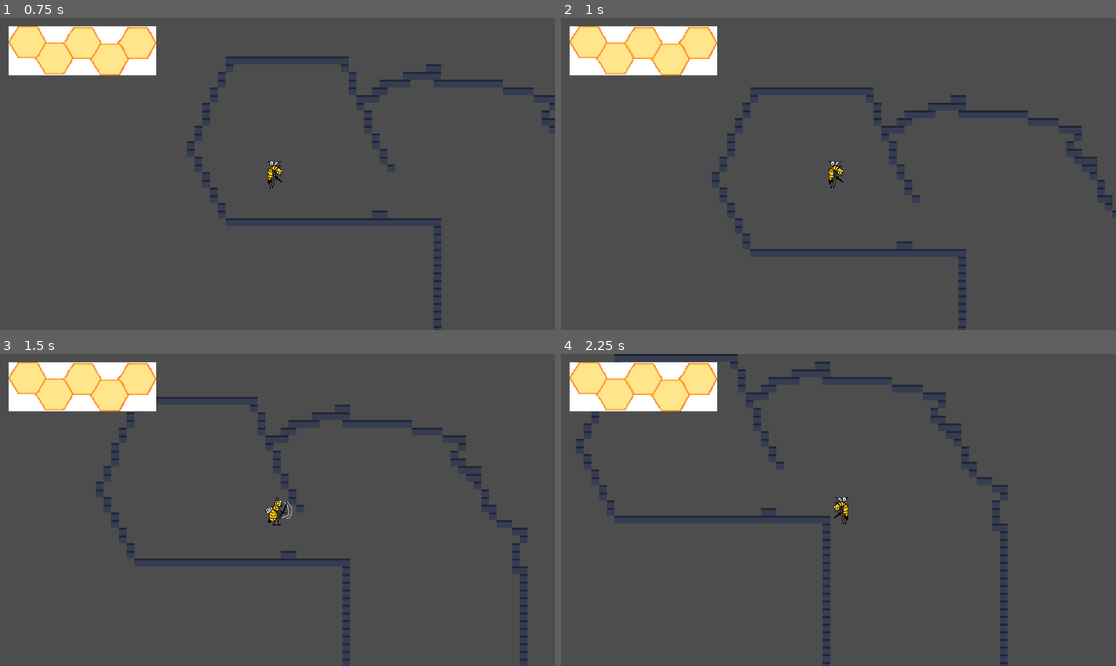
Above: before the commit, frames 1-4 (two rows, left to right).
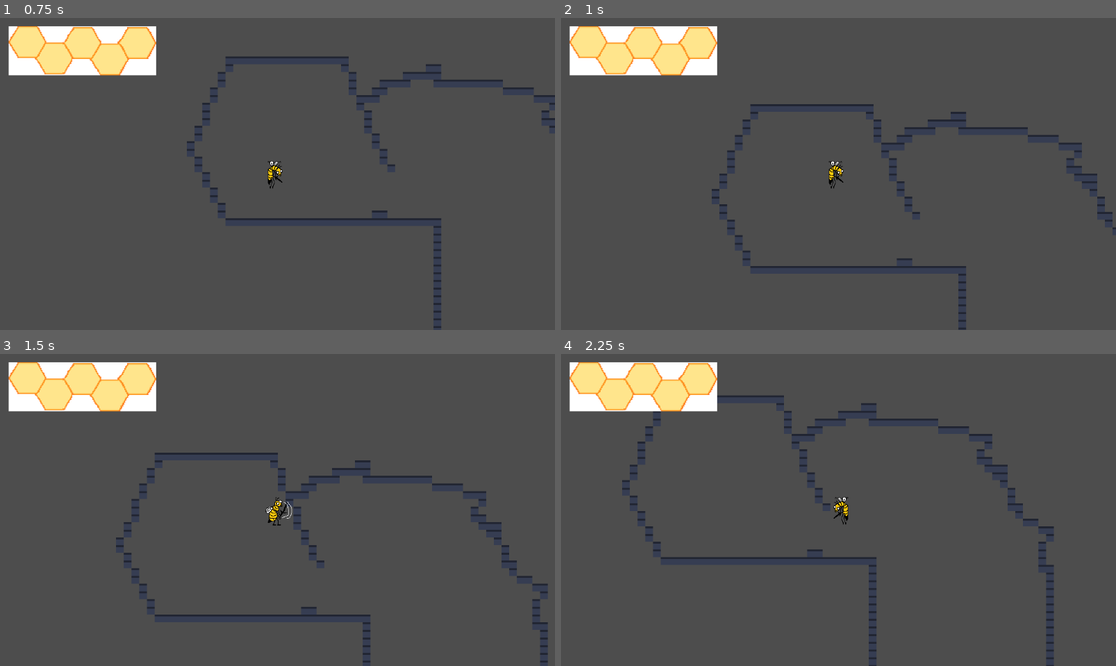
Above: after the commit, the same moments.

Repository: Jollista/Queenmaker
Game: Godot game, scene res://levels/L1.tscn
Same seed, same stepped clock (60 frames per second), same inputs: the game is played once before the commit and once after it. This scene is started directly instead of the project's main scene. The engine's default icon, where the game draws it, is replaced by a stand-in: a white triangle on a blue panel in a dark square.
Inputs:
- Up to frame 1 (0.75 s): tap Enter at 0.5 s; hold D (right) from 0.53 s (still down); tap Space (jump) at 0.6 s
- Up to frame 2 (1 s): keep holding D (right); tap Space (jump) at 0.77 s
- Up to frame 3 (1.5 s): keep holding D (right); tap Space (jump) at 1.07 s; tap X (attack) at 1.35 s
- Up to frame 4 (2.25 s): tap Space (jump) at 1.52, 1.55, 1.82, 2.1 s; release D (right) at 2.03 s; hold A (left) from 2.03 s (still down)

Frame 1 is identical in both runs. In frame 2, 2.4% of the frame differs, in the area x 27-100%, y 22-100%; in frame 3, 2.8%; in frame 4, 3.1%, in the area x 2-89%, y 0-100%.

Commit message:
Added double jump

Diff:
--- a/Player/Player.gd
+++ b/Player/Player.gd
@@ -3,6 +3,8 @@
 const SPEED = 300.0
 const ACCEL = 50.0
 const JUMP_VELOCITY = -500.0
+const JUMPS = 2
+var jumps_remaining = JUMPS
 
 # Variables for hp management
 @export var max_hp = 5
@@ -43,9 +45,13 @@
 	elif timer.is_stopped(): # prioritize attack sprite:
 		sprite.frame = DEFAULT_SPRITE # animate default on-floor
 
+	# Reset jumps remaining if on ground
+	if is_on_floor():
+		jumps_remaining = JUMPS
 
 	# Handle Jump.
-	if Input.is_action_just_pressed("jump") and is_on_floor():
+	if Input.is_action_just_pressed("jump") and jumps_remaining > 0:
+		jumps_remaining -= 1 # decrement remaining jumps
 		velocity.y = JUMP_VELOCITY # update velocity
 		# play jump sound effect
 		audio.set_stream(jump_sfx)
